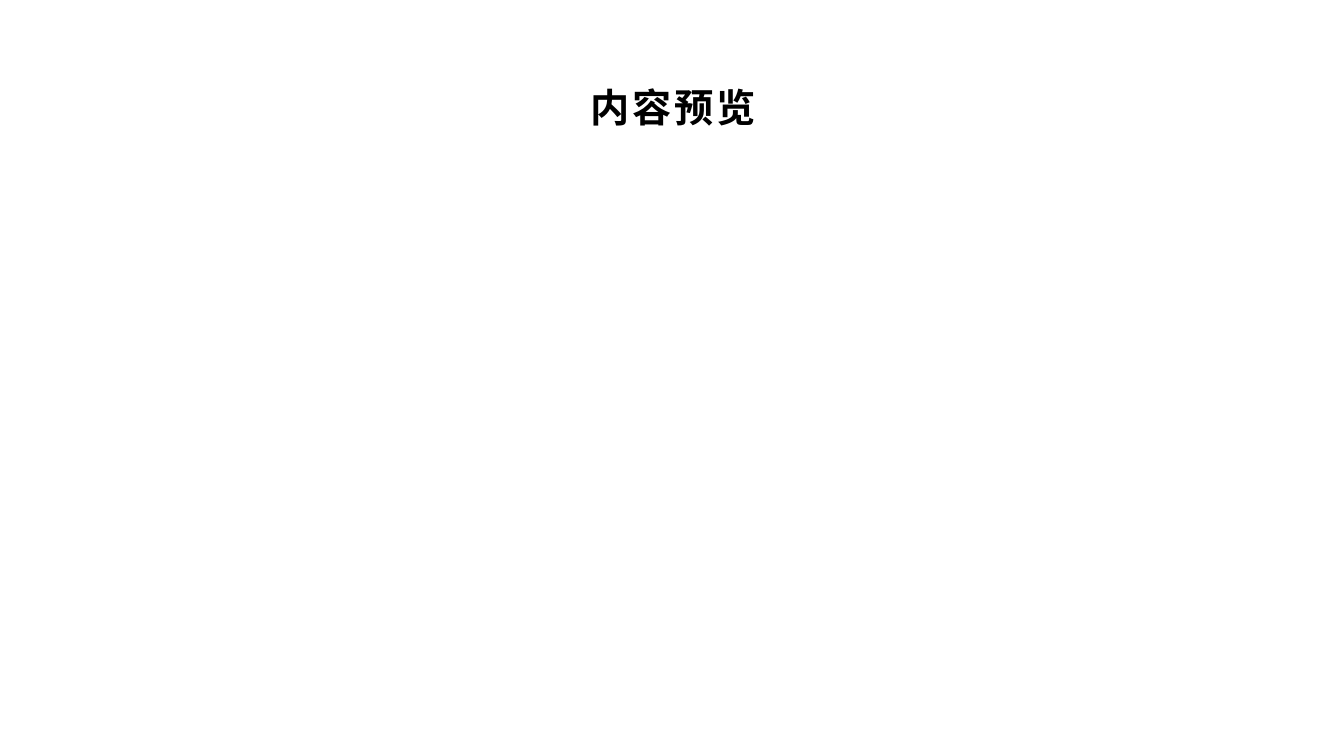
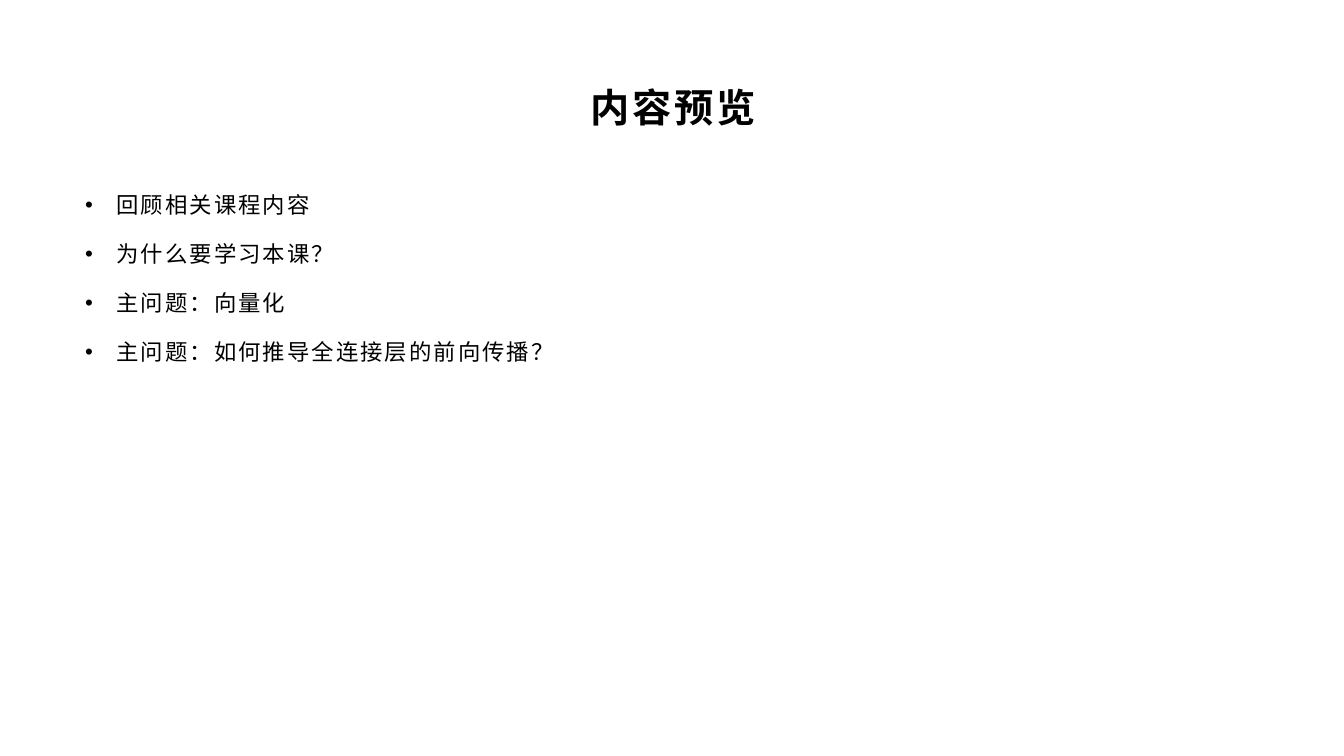
Before and after one commit to yyc-git/DeepLearningEdu, a slide deck: slide 3 of lessons/3_derivation/ppt/全连接层的前向和后向传播推导.pptx. Drawn at 1344x756 pixels with LibreOffice and Linux fonts; fonts in the diff are those of the drawing; background and template pictures are left out. Boxes give left, top, right and bottom in pixels: in the first picture for what was removed or moved away, otherwise in the second. Text is boxed around its words. In the diff, an @@ line names an element or a change of style, - is before the commit and + after.

```diff
--- a/lessons/3_derivation/ppt/全连接层的前向和后向传播推导.pptx
+++ b/lessons/3_derivation/ppt/全连接层的前向和后向传播推导.pptx
@@ text added at bbox=[117, 194, 554, 362], 16 pt, text #000000 @@
+• 回顾相关课程内容
+• 为什么要学习本课？
+• 主问题：向量化
+• 主问题：如何推导全连接层的前向传播？
```
Also in this commit, not shown: 4 other slides changed.
